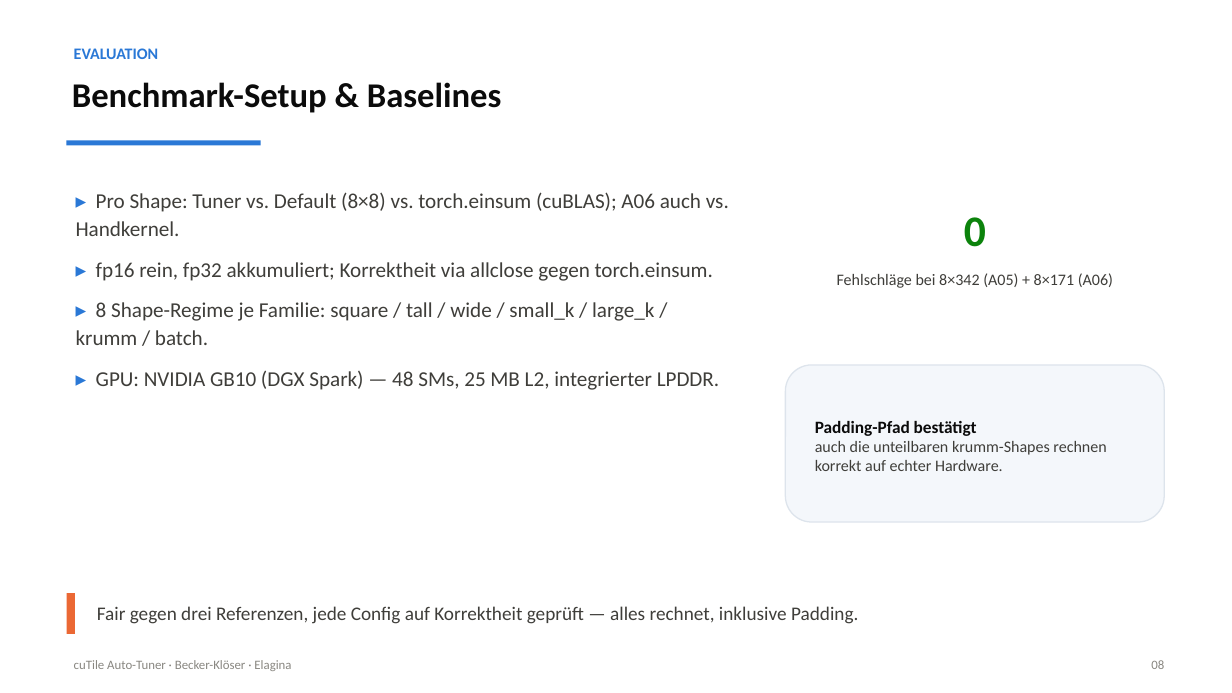
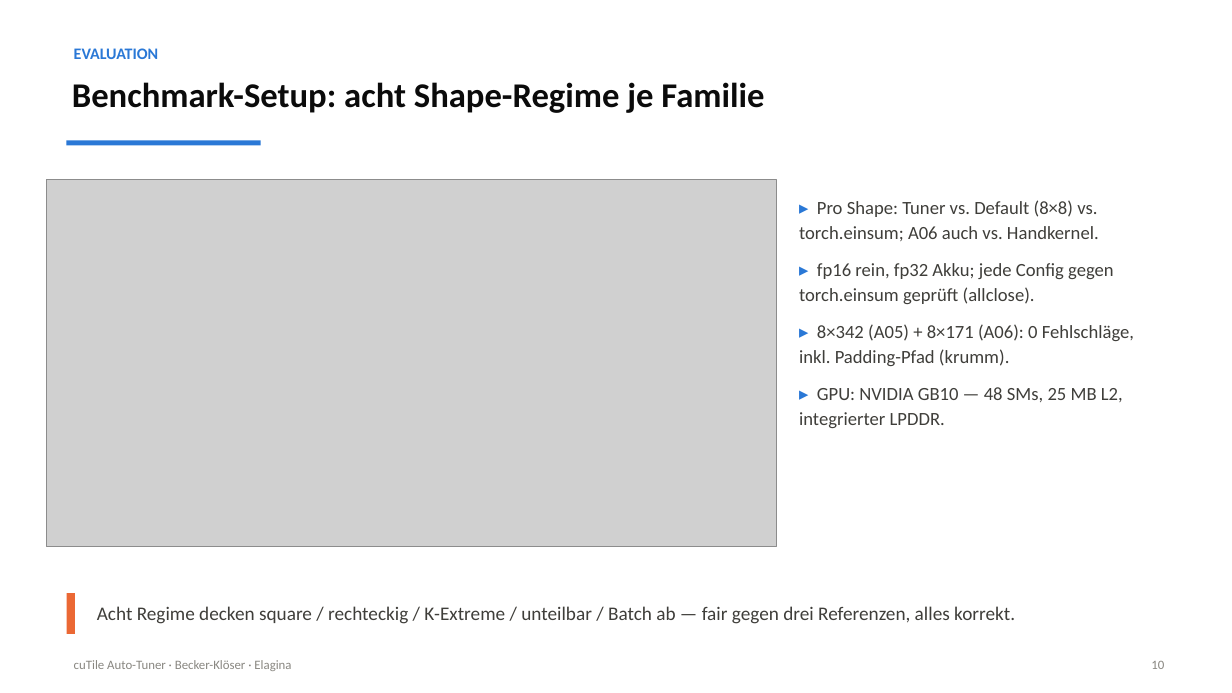
Before and after one commit to Niklas2021/MLA-SoSe-26, a slide deck: slide 13 of project/praesentation/cuTile_Auto-Tuner.pptx (slide 11 before the commit). Drawn at 1232x693 pixels with LibreOffice and Linux fonts; fonts in the diff are those of the drawing; grey boxes stand for pictures. Boxes give left, top, right and bottom in pixels: in the first picture for what was removed or moved away, otherwise in the second. Text is boxed around its words. In the diff, an @@ line names an element or a change of style, - is before the commit and + after.

```diff
--- a/project/praesentation/cuTile_Auto-Tuner.pptx
+++ b/project/praesentation/cuTile_Auto-Tuner.pptx
@@ text at [72,82,764,113]: text changed @@
-Benchmark-Setup & Baselines
+Benchmark-Setup: acht Shape-Regime je Familie
@@ picture added at [46,179,776,547] @@
@@ text at [799,200,1134,428]: text changed; size 16.5 to 14.5 pt @@
-▸ Pro Shape: Tuner vs. Default (8×8) vs. torch.einsum (cuBLAS); A06 auch vs. Handkernel.
-▸ fp16 rein, fp32 akkumuliert; Korrektheit via allclose gegen torch.einsum.
-▸ 8 Shape-Regime je Familie: square / tall / wide / small_k / large_k / krumm / batch.
-▸ GPU: NVIDIA GB10 (DGX Spark) — 48 SMs, 25 MB L2, integrierter LPDDR.
+▸ Pro Shape: Tuner vs. Default (8×8) vs. torch.einsum; A06 auch vs. Handkernel.
+▸ fp16 rein, fp32 Akku; jede Config gegen torch.einsum geprüft (allclose).
+▸ 8×342 (A05) + 8×171 (A06): 0 Fehlschläge, inkl. Padding-Pfad (krumm).
+▸ GPU: NVIDIA GB10 — 48 SMs, 25 MB L2, integrierter LPDDR.
@@ text removed at [964,217,986,247] @@
-0
@@ text removed at [837,273,1113,288] @@
-Fehlschläge bei 8×342 (A05) + 8×171 (A06)
@@ rounded rectangle removed at [786,365,1165,522] @@
@@ text removed at [815,421,1106,471] @@
-Padding-Pfad bestätigt
-auch die unteilbaren krumm-Shapes rechnen korrekt auf echter Hardware.
@@ text at [97,606,1015,624]: text changed @@
-Fair gegen drei Referenzen, jede Config auf Korrektheit geprüft — alles rechnet, inklusive Padding.
+Acht Regime decken square / rechteckig / K-Extreme / unteilbar / Batch ab — fair gegen drei Referenzen, alles korrekt.
@@ text at [1151,661,1164,669]: text changed @@
-08
+10
```
Also in this commit, not shown: 9 other slides changed, 3 slides added, 1 slide removed, 25 other files.
